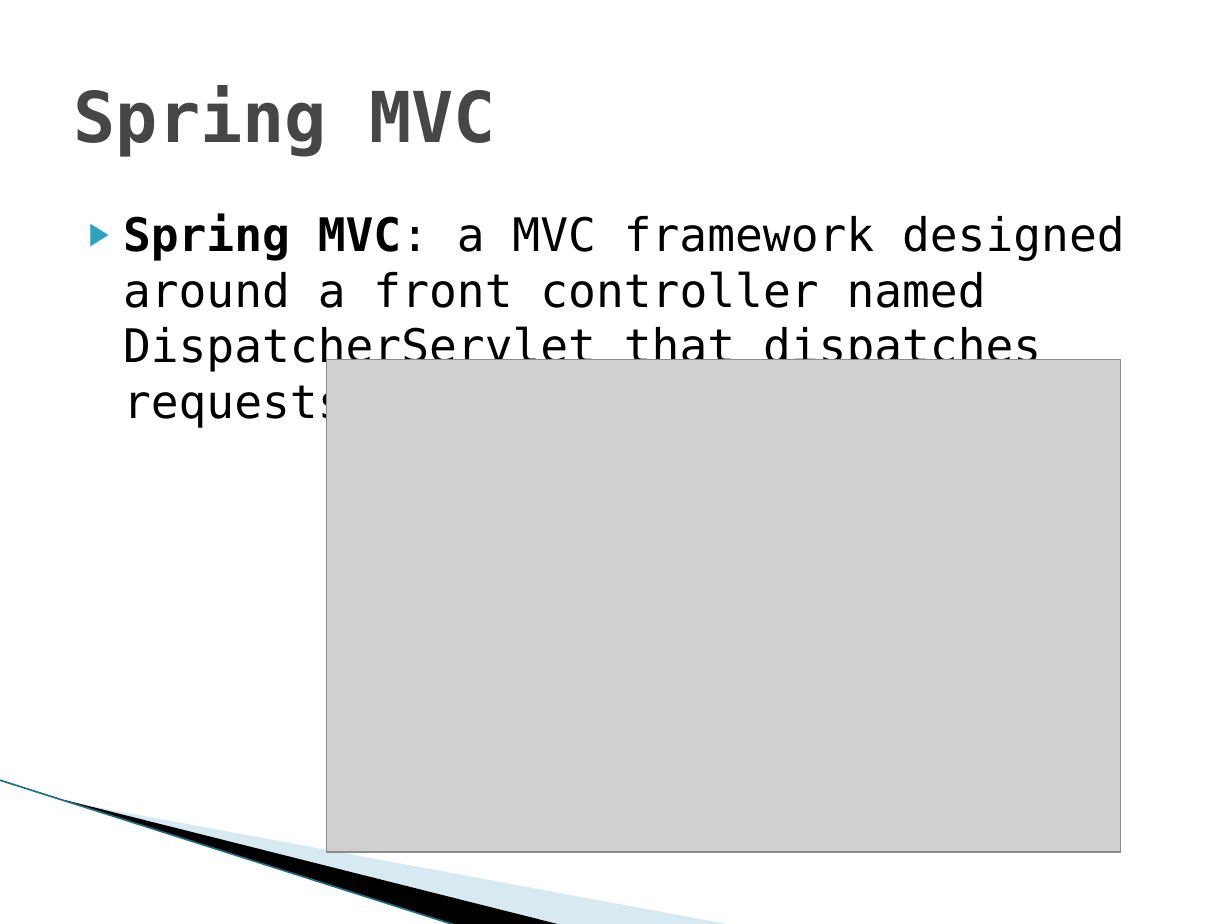
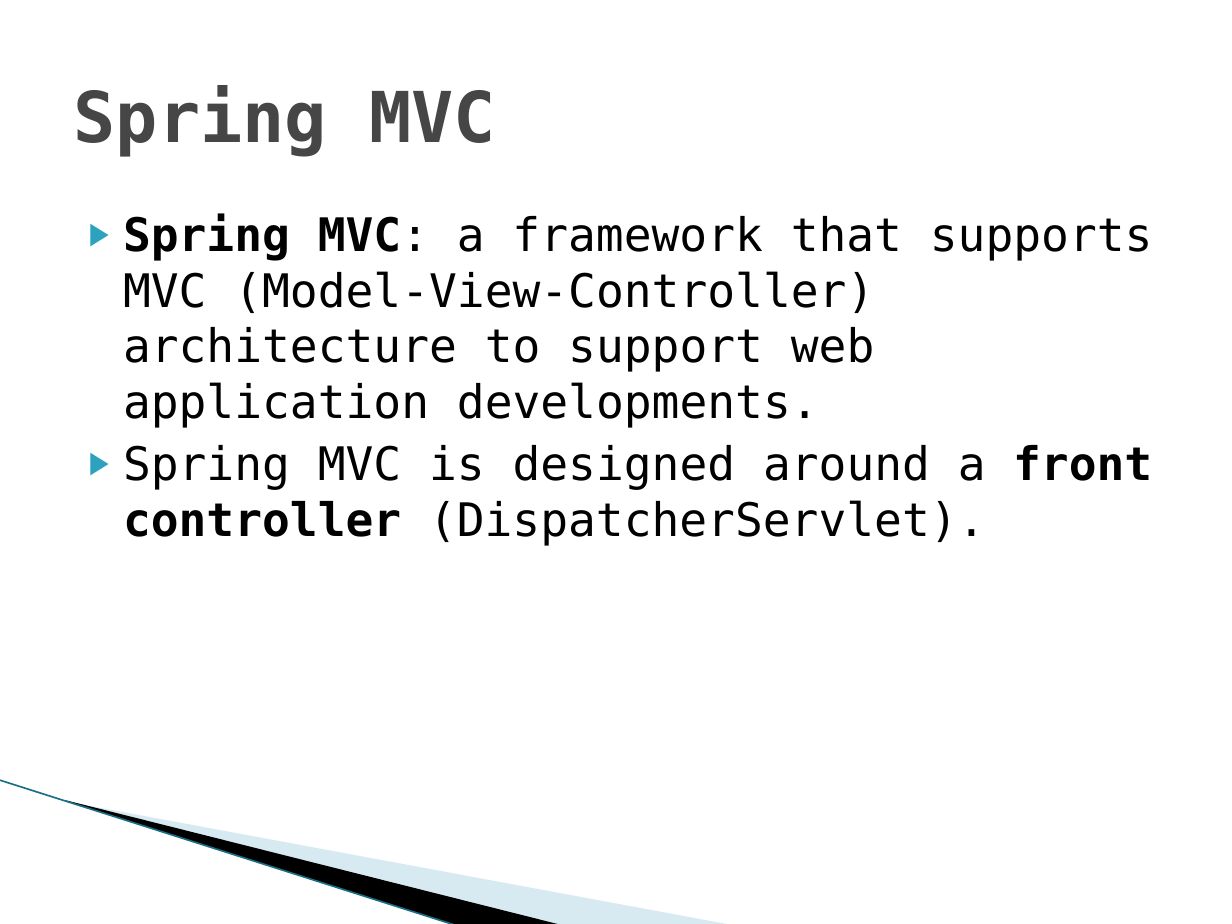
Before and after one commit to PusHGoD/DemoSpring, a slide deck: slide 14 of Spring.pptx (slide 9 before the commit). Drawn at 1232x924 pixels with LibreOffice and Linux fonts; fonts in the diff are those of the drawing; grey boxes stand for pictures; background and template pictures are left out. Boxes give left, top, right and bottom in pixels: in the first picture for what was removed or moved away, otherwise in the second. Text is boxed around its words. In the diff, an @@ line names an element or a change of style, - is before the commit and + after.

```diff
--- a/Spring.pptx
+++ b/Spring.pptx
@@ text at box(123, 214, 1153, 546): text changed @@
-▶ Spring MVC: a MVC framework designed around a front controller named DispatcherServlet that dispatches requests to handlers.
+▶ Spring MVC: a framework that supports MVC (Model-View-Controller) architecture to support web application developments.
+▶ Spring MVC is designed around a front controller (DispatcherServlet).
@@ picture removed at box(326, 360, 1121, 853) @@
```
Also in this commit, not shown: 6 other slides changed, 6 slides added, 6 slides removed.
